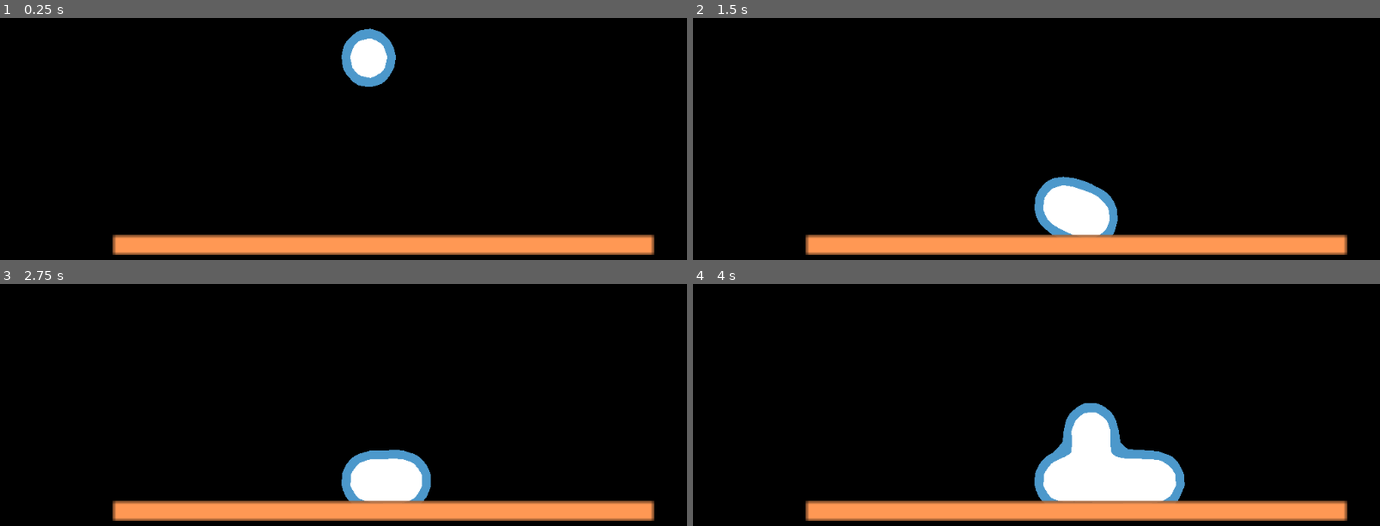
Above: before the commit, frames 1-4 (two rows, left to right).
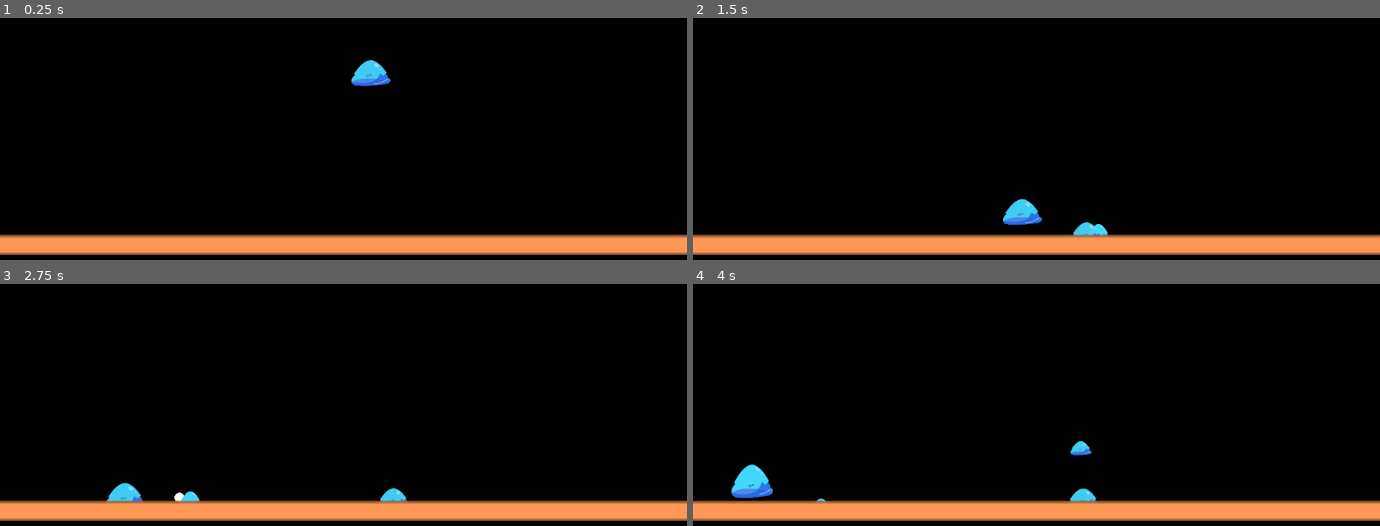
Above: after the commit, the same moments.

Repository: BoldHonor/GodotJam
Game: Godot game, scene res://Main scene.tscn
Same seed, same stepped clock (60 frames per second), same inputs: the game is played once before the commit and once after it.
Inputs (mouse positions are in pixels of both pictures, inside the frame that each line leads up to):
- Up to frame 1 (0.25 s): no input
- Up to frame 2 (1.5 s): move the mouse to (1187, 134) at 0.52 s; press the mouse at (1187, 134) at 0.53 s; hold Right (ui_right) 0.53-1.28 s; move the mouse to (899, 175) at 1.27 s; release the mouse at (899, 175) at 1.28 s; hold Left (ui_left) from 1.28 s (still down); click (899, 175) at 1.35 s
- Up to frame 3 (2.75 s): move the mouse to (412, 332) at 2.02 s; release Left (ui_left) at 2.03 s; press the mouse at (412, 332) at 2.03 s; hold Right (ui_right) from 2.03 s (still down)
- Up to frame 4 (4 s): move the mouse to (1002, 501) at 2.77 s; release Right (ui_right) at 2.78 s; release the mouse at (1002, 501) at 2.78 s; hold Up (ui_up) 2.78-3.53 s; click (1002, 501) at 2.85 s; move the mouse to (1242, 480) at 3.52 s; press the mouse at (1242, 480) at 3.53 s; hold Left (ui_left) from 3.53 s (still down)

The runs differ from the first frame. In frame 1, 3.4% of the frame differs, in the area x 0-100%, y 4-98%; in frame 2, 4.7%; in frame 3, 4.7%; in frame 4, 8.3%, in the area x 0-100%, y 48-98%.

Commit message:
added size mechanic recoil mechanic

Diff:
--- a/GameJamProject/Main scene.gd
+++ b/GameJamProject/Main scene.gd
@@ -7,6 +7,8 @@
 export (float) var GROWTH = 1.06
 
 export (float) var MAX_SCALE = 0.9
+export (float) var MIN_SCALE_LIMIT = 0.4
+
 
 #Permanent varibles
 var Player : PackedScene
@@ -15,6 +17,7 @@
 var Projectile : Node2D
 var LeftPlayer : RigidBody2D
 var FollowNode : Node2D
+var previous_player : RigidBody2D
 
 var prepare_launch : bool = false
 
@@ -24,6 +27,7 @@
 func _ready():
 	Player = preload("res://Player.tscn")
 	MainPlayer = $Player
+	FollowNode = MainPlayer.get_node("Node2D")
 	ProjectileScene = preload("res://LaunchSprite.tscn")
 	pass # Replace with function body.
 
@@ -46,11 +50,15 @@
 
 
 func prepareLaunch(delta =1):
+	print(FollowNode.scale.x)
+	if (FollowNode.scale.x < MIN_SCALE_LIMIT):
+		prepare_launch =false
+		return
 	initial_point = get_global_mouse_position()
 	prepare_launch =true
 	Projectile = ProjectileScene.instance()
-	Projectile.scale = Vector2(MIN_SCALE,MIN_SCALE)
 	FollowNode = MainPlayer.get_node("Node2D")
+	Projectile.scale = Vector2(MIN_SCALE,MIN_SCALE)*FollowNode.scale
 	FollowNode.get_node("Position2D").add_child(Projectile)
 	Projectile.global_position = FollowNode.get_node("Position2D").global_position
 	pass
@@ -58,20 +66,31 @@
 func launch():
 	print("Launching")
 	var launch_power  = (get_global_mouse_position()-initial_point).length() * POWER_RATIO
-	var previous_player = MainPlayer
+	if(previous_player != null):
+		previous_player.collision_layer = 1
+	previous_player = MainPlayer
 	previous_player.set_process(false)
 	previous_player.set_physics_process(false)
 	MainPlayer = Player.instance()
+	for i in MainPlayer.get_children():
+		if i.get_class() != "Timer":
+			i.scale = i.scale * Projectile.scale
 	MainPlayer.global_position = Projectile.global_position
 	get_tree().get_root().add_child(MainPlayer)
 	get_tree().get_root().move_child(MainPlayer,0)
-	MainPlayer.apply_central_impulse(( FollowNode.get_node("Position2D").global_position - FollowNode.global_position ).normalized() * launch_power)
+	MainPlayer.change_scale(Projectile.scale)
+	var impulse_direction = (FollowNode.get_node("Position2D").global_position - FollowNode.global_position ).normalized()
+	MainPlayer.apply_central_impulse(impulse_direction * launch_power)
+	previous_player.apply_central_impulse(-1*impulse_direction * launch_power)
 	Projectile.queue_free()
+	prepare_launch =false
 	pass
 
 func charge(delta =1 ):
+	if(!prepare_launch || FollowNode == null):
+		return
 	FollowNode.look_at(get_global_mouse_position())
-	if(Projectile.scale.x < MAX_SCALE):
+	if(Projectile.scale.x < MAX_SCALE*FollowNode.scale.x):
 		Projectile.scale.x *= GROWTH*delta
 		Projectile.scale.y *= GROWTH*delta
 	pass
--- a/GameJamProject/Main scene.tscn
+++ b/GameJamProject/Main scene.tscn
@@ -1,43 +1,45 @@
-[gd_scene load_steps=8 format=2]
+[gd_scene load_steps=7 format=2]
 
 [ext_resource path="res://Paltform.tscn" type="PackedScene" id=1]
 [ext_resource path="res://Player.tscn" type="PackedScene" id=2]
 [ext_resource path="res://Main scene.gd" type="Script" id=3]
 [ext_resource path="res://Sprites/Character/PostProcrsing/metaball.shader" type="Shader" id=4]
 [ext_resource path="res://Sprites/Character/PostProcrsing/background.png" type="Texture" id=5]
-[ext_resource path="res://Sprites/Character/PostProcrsing/Cat 01-1.png" type="Texture" id=6]
 
 [sub_resource type="ShaderMaterial" id=1]
 shader = ExtResource( 4 )
-shader_param/blurSize = 41
-shader_param/tex_frg_2 = ExtResource( 6 )
+shader_param/blurSize = 31
 
 [node name="Node2D" type="Node2D"]
 script = ExtResource( 3 )
 POWER_RATIO = 0.8
-MIN_SCALE = 0.02
-MAX_SCALE = 2.0
+GROWTH = 1.03
+MAX_SCALE = 0.8
+MIN_SCALE_LIMIT = 0.6
 
 [node name="Player" parent="." instance=ExtResource( 2 )]
 position = Vector2( 515.233, 258.009 )
 sleeping = false
 
-[node name="TextureRect" type="TextureRect" parent="Player"]
+[node name="BackBufferCopy" type="BackBufferCopy" parent="."]
+copy_mode = 2
+
+[node name="TextureRect" type="TextureRect" parent="."]
+visible = false
 material = SubResource( 1 )
-margin_left = -163.233
-margin_top = -42.009
-margin_right = 140.767
-margin_bottom = 133.991
+margin_left = 352.0
+margin_top = 216.0
+margin_right = 656.0
+margin_bottom = 392.0
 texture = ExtResource( 5 )
 expand = true
 __meta__ = {
 "_edit_use_anchors_": false
 }
 
-[node name="BackBufferCopy" type="BackBufferCopy" parent="."]
-
 [node name="Paltform" parent="." instance=ExtResource( 1 )]
 position = Vector2( 521.874, 344.611 )
+scale = Vector2( 1.814, 1 )
 
 [node name="Camera2D" type="Camera2D" parent="."]
 position = Vector2( 504, 304 )
--- a/GameJamProject/Player.gd
+++ b/GameJamProject/Player.gd
@@ -2,10 +2,19 @@
 
 
 #Predefined Variables
+export (Vector2) var JUMP_IMPULSE =Vector2(0,-3000)
+export (Vector2) var RUN_IMPULSE = Vector2(4000,0)
+export (int) var MAX_VELOCITY =20
 
+
+var is_change_scale:bool = false
+var change_value :Vector2
+var can_move :bool =true
+var timer :Timer
 
 # Called when the node enters the scene tree for the first time.
 func _ready():
+	timer = $Timer
 	pass # Replace with function body.
 
 
@@ -14,8 +23,37 @@
 	pass
 
 func _physics_process(delta):
+
+
+	var speed = linear_velocity.length()
 	if Input.is_action_just_pressed("ui_up"):
 		print("jump")
-		apply_central_impulse(Vector2(0,-80))
+		apply_central_impulse(JUMP_IMPULSE *delta)
+	if Input.is_action_pressed("ui_right") && can_move && speed < MAX_VELOCITY:
+		can_move =false
+		timer.start()
+		apply_central_impulse(RUN_IMPULSE*delta)
+	if Input.is_action_pressed("ui_left") && can_move && speed < MAX_VELOCITY:
+		can_move =false
+		timer.start()
+		apply_central_impulse(-1*RUN_IMPULSE *delta)
 
 	pass
+
+func _integrate_forces(state):
+	if (is_change_scale):
+		self.set_scale(change_value)
+		mass = change_value.x
+		is_change_scale =false
+
+
+
+
+func change_scale(scale_change_value):
+	is_change_scale =true
+	change_value = scale_change_value
+
+
+func _on_Timer_timeout():
+	can_move =true
+	pass
--- a/GameJamProject/Player.tscn
+++ b/GameJamProject/Player.tscn
@@ -1,31 +1,71 @@
-[gd_scene load_steps=5 format=2]
+[gd_scene load_steps=10 format=2]
 
 [ext_resource path="res://Sprites/Character/PlayerSprites/ball.png" type="Texture" id=1]
 [ext_resource path="res://Player.gd" type="Script" id=2]
+[ext_resource path="res://Sprites/Character/PlayerSprites/Slime_character_version_1.1.png" type="Texture" id=3]
 
-[sub_resource type="PhysicsMaterial" id=2]
+[sub_resource type="PhysicsMaterial" id=1]
 bounce = 0.28
 
-[sub_resource type="CircleShape2D" id=1]
+[sub_resource type="CircleShape2D" id=2]
 radius = 9.41219
+
+[sub_resource type="AtlasTexture" id=4]
+flags = 4
+atlas = ExtResource( 3 )
+region = Rect2( 0, 172, 205, 172 )
+
+[sub_resource type="AtlasTexture" id=5]
+flags = 4
+atlas = ExtResource( 3 )
+region = Rect2( 205, 172, 205, 172 )
+
+[sub_resource type="AtlasTexture" id=6]
+flags = 4
+atlas = ExtResource( 3 )
+region = Rect2( 410, 172, 205, 172 )
+
+[sub_resource type="SpriteFrames" id=3]
+animations = [ {
+"frames": [ SubResource( 4 ), SubResource( 5 ), SubResource( 6 ) ],
+"loop": true,
+"name": "Idle",
+"speed": 7.6
+} ]
 
 [node name="Player" type="RigidBody2D"]
 collision_layer = 16384
 mode = 2
-physics_material_override = SubResource( 2 )
+physics_material_override = SubResource( 1 )
 sleeping = true
 angular_damp = 39.183
 script = ExtResource( 2 )
 
 [node name="Sprite" type="Sprite" parent="."]
+visible = false
 scale = Vector2( 0.3, 0.3 )
 texture = ExtResource( 1 )
 
 [node name="CollisionShape2D" type="CollisionShape2D" parent="."]
 visible = false
-shape = SubResource( 1 )
+shape = SubResource( 2 )
 
 [node name="Node2D" type="Node2D" parent="."]
 
 [node name="Position2D" type="Position2D" parent="Node2D"]
-position = Vector2( -4.80751, -0.93644 )
+position = Vector2( -10.3497, 0.0457139 )
+
+[node name="Node2D2" type="Node2D" parent="."]
+
+[node name="Timer" type="Timer" parent="."]
+wait_time = 0.4
+
+[node name="AnimatedSprite" type="AnimatedSprite" parent="."]
+position = Vector2( 0.735784, 3.88915 )
+scale = Vector2( 0.1, 0.1 )
+frames = SubResource( 3 )
+animation = "Idle"
+frame = 1
+playing = true
+
+[connection signal="timeout" from="Timer" to="." method="_on_Timer_timeout"]
--- a/GameJamProject/Sprites/Character/PostProcrsing/metaball.shader
+++ b/GameJamProject/Sprites/Character/PostProcrsing/metaball.shader
@@ -2,7 +2,7 @@
 render_mode unshaded;
 
 uniform int blurSize : hint_range(0,45) = 35;
-uniform sampler2D tex_frg_2;
+
 
 void fragment() {
 	// this blur depends on the zoom of the screen, so not perfect for getting the right results all the time
@@ -10,7 +10,7 @@
 
 	float alpha = 1.0;
 	vec3 color = texture(TEXTURE, UV).rgb;
-	vec3 color2 = texture(tex_frg_2, UV).rgb;
+
 	float average = (COLOR.r + COLOR.g + COLOR.b) / 3.0;
 	// outside of everything, no balls
 	// set alpha to 0.0 to set a sharp outer edge
@@ -30,6 +30,9 @@
 	// color starts at full white (r/g/b = 1.0), so we can reduce channels to get color
 	if(average > 0.4) {
 		//color =color2
+		color.r = 0.3;
+		color.g = 0.6;
+		color.b = 0.8;
 	}
 	COLOR = vec4(color, alpha);
 }
Binary file added: GameJamProject/Sprites/Character/PlayerSprites/Slime_character_version_1.1.png
Not shown, added: GameJamProject/Sprites/Character/PlayerSprites/Slime_character_version_1.1.png.import
Binary file added: GameJamProject/Sprites/Character/PlayerSprites/Slime_character_version_1.png
Not shown, added: GameJamProject/Sprites/Character/PlayerSprites/Slime_character_version_1.png.import
Binary file added: GameJamProject/Sprites/TileSet/Mossy - TileSet small.png
Not shown, added: GameJamProject/Sprites/TileSet/Mossy - TileSet small.png.import
Binary file added: GameJamProject/Sprites/TileSet/Mossy - TileSet.png
Not shown, added: GameJamProject/Sprites/TileSet/Mossy - TileSet.png.import
Not shown, added: Exports/favicon.png
Not shown, added: Exports/index.audio.worklet.js
Not shown, added: Exports/index.html
Not shown, added: Exports/index.js
(and 3 more such lines)
